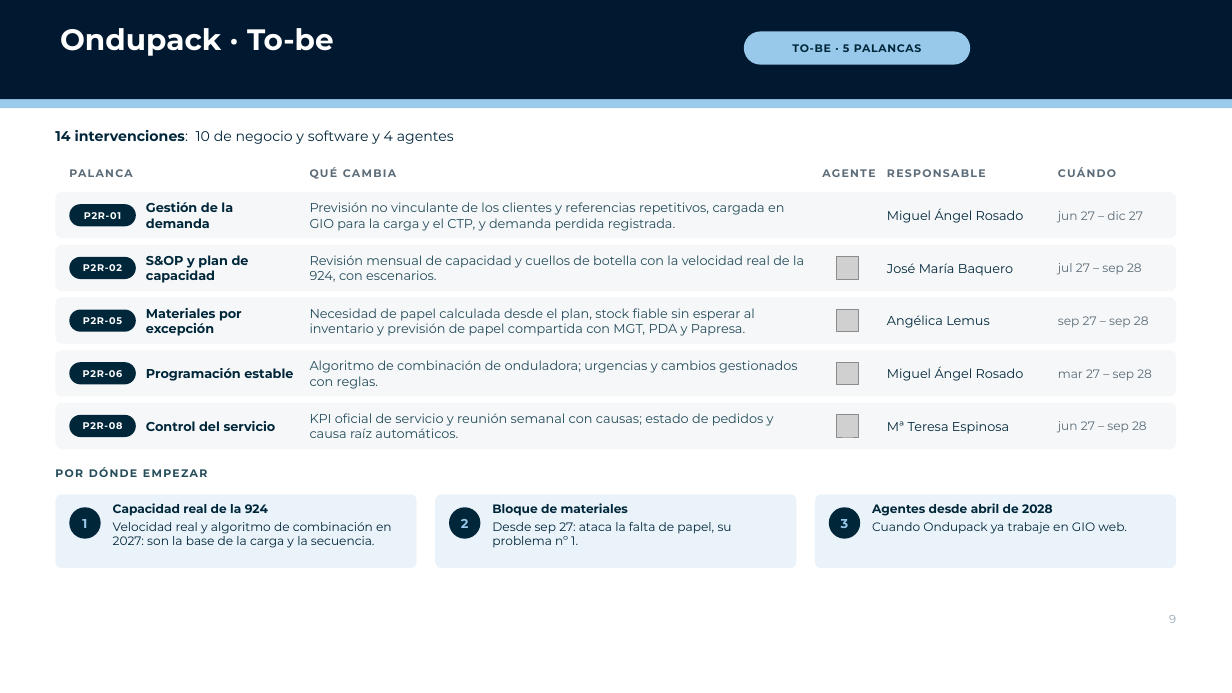
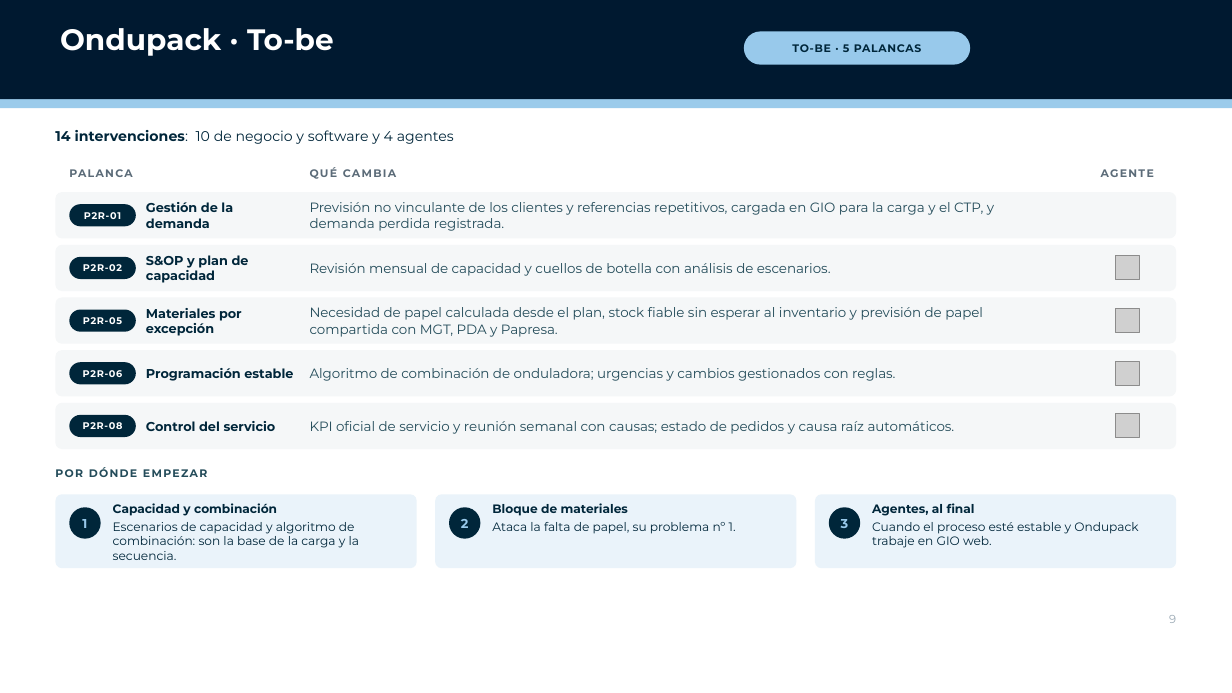
Before and after one commit to Enrique24799/AGSA, a slide deck: slide 9 of presentaciones/P2R_MGT_Ondupack_Direccion.pptx. Drawn at 1232x693 pixels with LibreOffice and Linux fonts; fonts in the diff are those of the drawing; grey boxes stand for pictures; background and template pictures are left out. Boxes give left, top, right and bottom in pixels: in the first picture for what was removed or moved away, otherwise in the second. Text is boxed around its words. In the diff, an @@ line names an element or a change of style, - is before the commit and + after.

```diff
--- a/presentaciones/P2R_MGT_Ondupack_Direccion.pptx
+++ b/presentaciones/P2R_MGT_Ondupack_Direccion.pptx
@@ text removed at (887,169,986,177) @@
-RESPONSABLE
@@ text removed at (1058,167,1116,177) @@
-CUÁNDO
@@ text "AGENTE": place and size @@
-text "AGENTE" at (822,169,875,177)
+text "AGENTE" at (1101,169,1154,177)
@@ text "AGENTE" at (1101,169,1154,177): alignment left to centre @@
@@ text removed at (887,208,1024,223) @@
-Miguel Ángel Rosado
@@ text removed at (1058,211,1143,223) @@
-jun 27 – dic 27
@@ text at (310,263,831,276): text changed; size 10 to 10.5 pt @@
-Revisión mensual de capacidad y cuellos de botella con la velocidad real de la 924, con escenarios.
+Revisión mensual de capacidad y cuellos de botella con análisis de escenarios.
@@ text removed at (887,263,1013,276) @@
-José María Baquero
@@ text removed at (1058,263,1142,275) @@
-jul 27 – sep 28
@@ 4 pictures: place and size @@
-4 pictures at (836,257,859,437)
+4 pictures at (1116,256,1140,438)
@@ text removed at (887,315,990,328) @@
-Angélica Lemus
@@ text removed at (1058,316,1149,328) @@
-sep 27 – sep 28
@@ text removed at (887,366,1024,381) @@
-Miguel Ángel Rosado
@@ text removed at (1058,369,1152,381) @@
-mar 27 – sep 28
@@ size 10 to 10.5 pt in 4 elements at (310,202,994,231), (310,307,983,337), (310,368,895,381), (310,421,955,434) @@
@@ text removed at (887,421,1009,434) @@
-Mª Teresa Espinosa
@@ text removed at (1058,421,1147,433) @@
-jun 27 – sep 28
@@ text at (113,503,359,560): text changed @@
-Capacidad real de la 924
-Velocidad real y algoritmo de combinación en 2027: son la base de la carga y la secuencia.
+Capacidad y combinación
+Escenarios de capacidad y algoritmo de combinación: son la base de la carga y la secuencia.
@@ text at (872,503,1138,548): text changed @@
-Agentes desde abril de 2028
-Cuando Ondupack ya trabaje en GIO web.
+Agentes, al final
+Cuando el proceso esté estable y Ondupack trabaje en GIO web.
@@ text at (492,522,736,534): text changed @@
-Desde sep 27: ataca la falta de papel, su problema nº 1.
+Ataca la falta de papel, su problema nº 1.
```
Also in this commit, not shown: 9 other slides changed, 1 slide removed, 1 other file.
